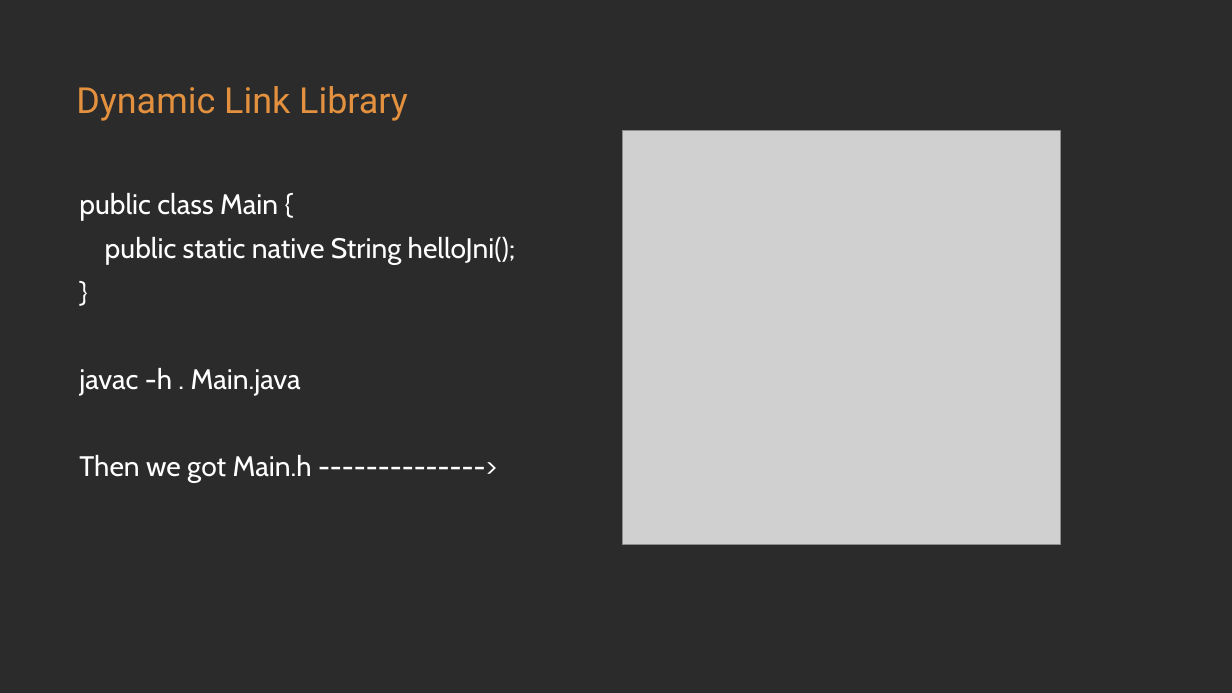
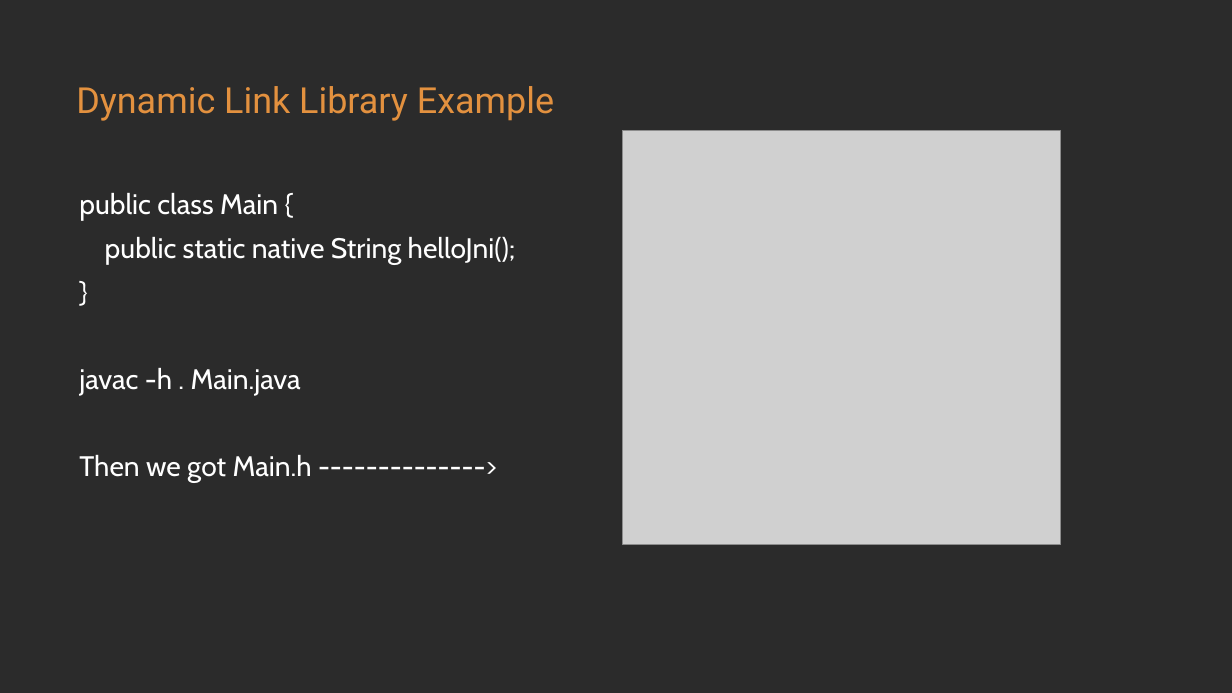
Before and after one commit to loongs-zhang/ACOCA2024-PlayWithWASM, a slide deck: slide 13 of PlayWithWASM.pptx. Drawn at 1232x693 pixels with LibreOffice and Linux fonts; fonts in the diff are those of the drawing; grey boxes stand for pictures; background and template pictures are left out; a plain dark background stands for a picture behind light text. Boxes give left, top, right and bottom in pixels: in the first picture for what was removed or moved away, otherwise in the second. Text is boxed around its words. In the diff, an @@ line names an element or a change of style, - is before the commit and + after.

```diff
--- a/PlayWithWASM.pptx
+++ b/PlayWithWASM.pptx
@@ text at bbox=[76, 86, 554, 121]: text changed @@
-Dynamic Link Library
+Dynamic Link Library Example
```
Also in this commit, not shown: 6 other slides changed, 2 slides added, 1 slide removed.
